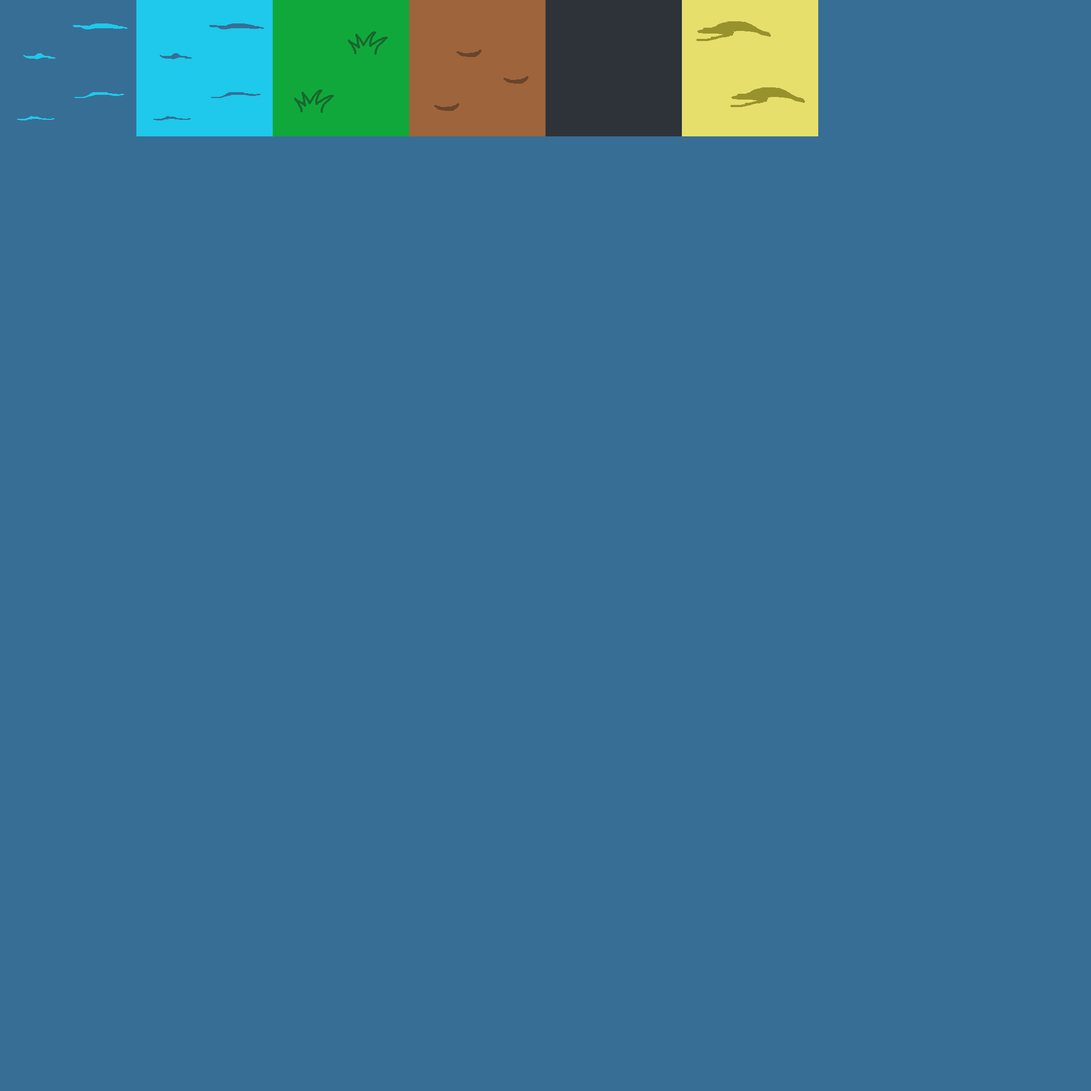
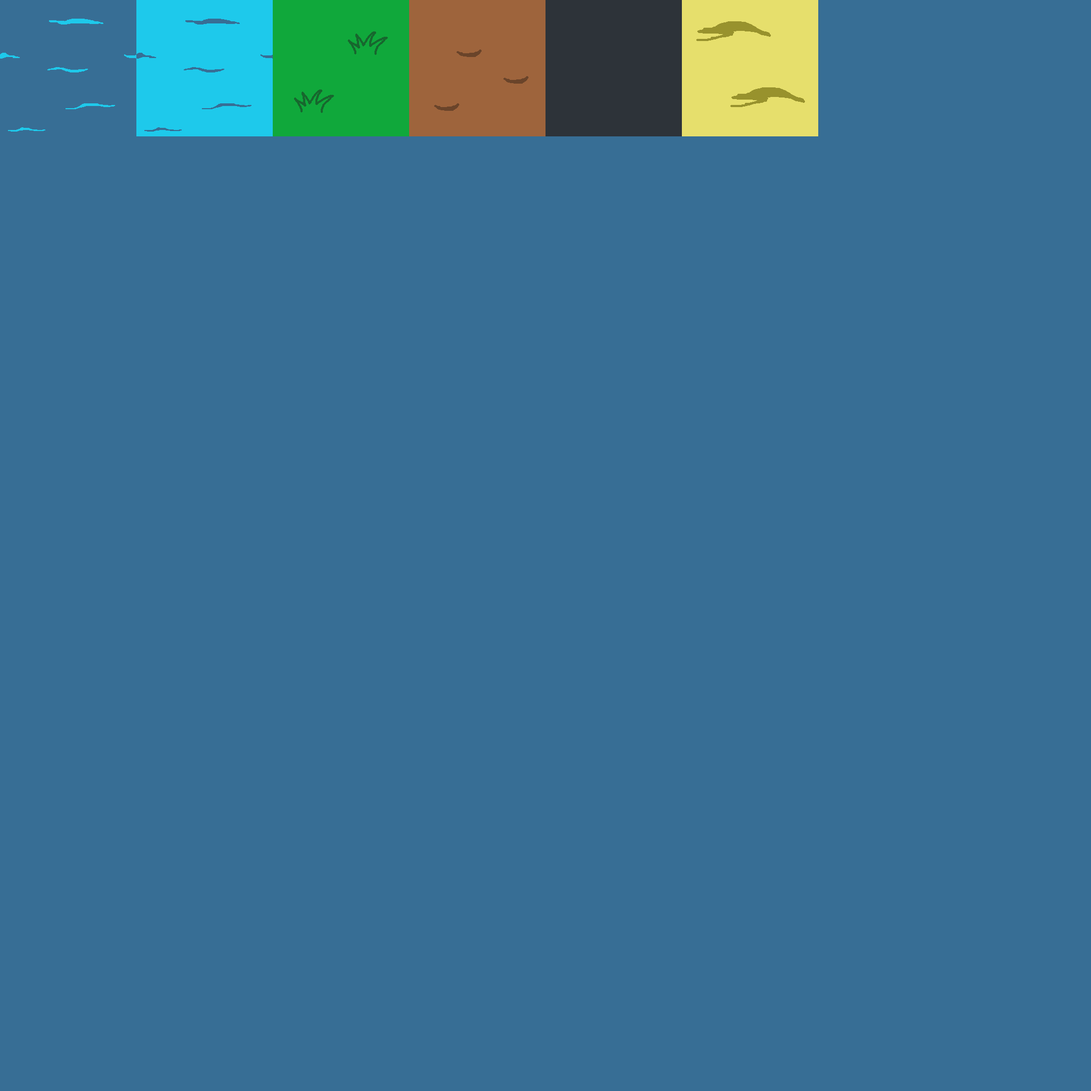
Two versions of the same layered image (1091x1091). Layer-by-layer changes:
painted on "Layer 1" over [left=0, top=18, right=273, bottom=132]
removed layer "Layer 1 copy" (8th of 8, in "ROW 1") from group "ROW 1" over [left=0, top=18, right=137, bottom=132]
renamed "Layer 1 copy 7" to "Layer 2", painted on it over [left=136, top=18, right=273, bottom=132]
